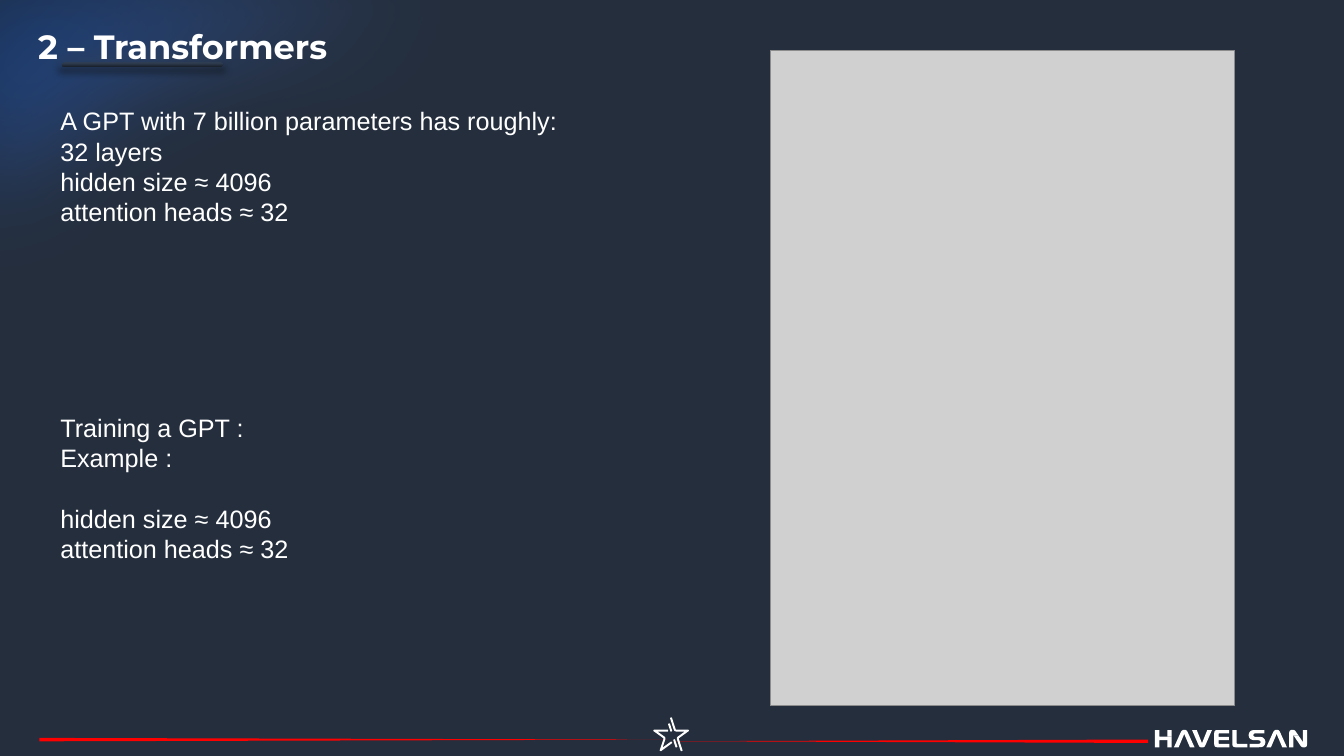
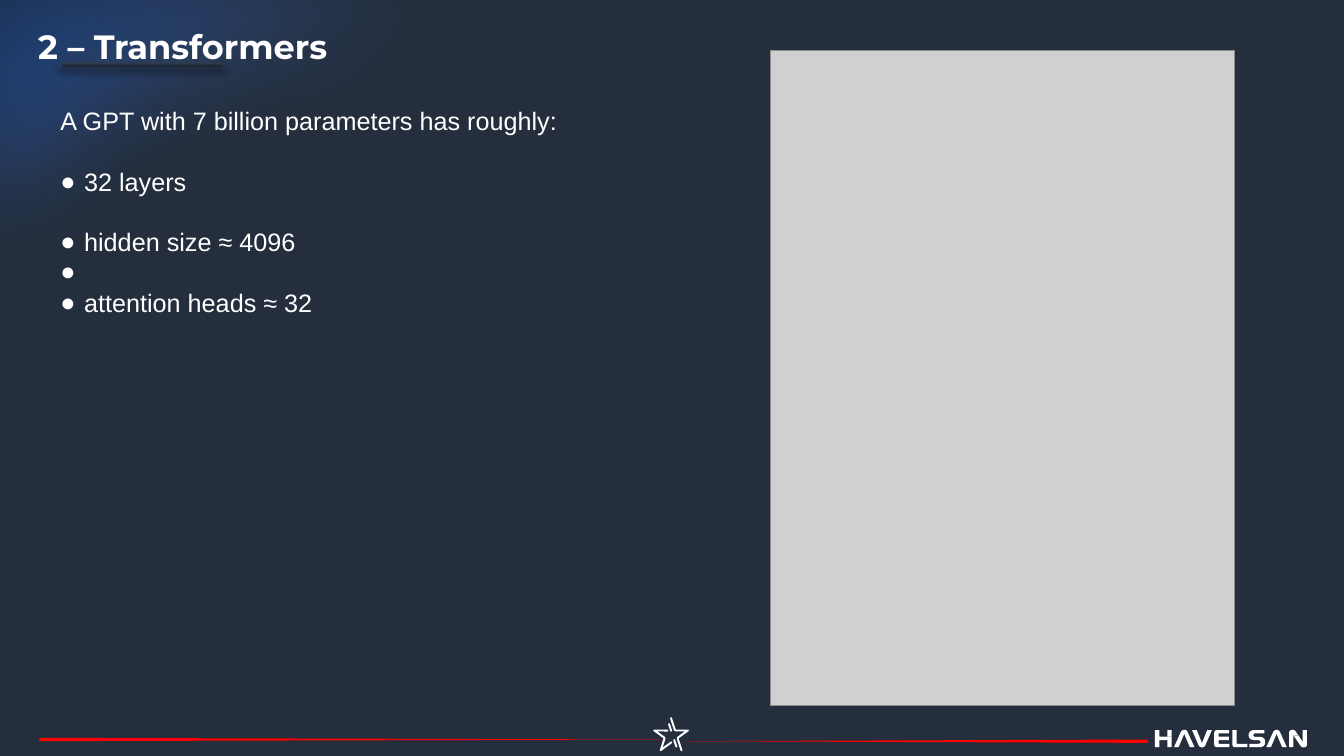
Before and after one commit to havelsan/YZ_EGITIM, a slide deck: slide 10 of presentations/02.Day_2_—_LLMs_Generative_AI_and_Modern_AI_Stack.pptx. Drawn at 1344x756 pixels with LibreOffice and Linux fonts; fonts in the diff are those of the drawing; grey boxes stand for pictures. Boxes give left, top, right and bottom in pixels: in the first picture for what was removed or moved away, otherwise in the second. Text is boxed around its words. In the diff, an @@ line names an element or a change of style, - is before the commit and + after.

```diff
--- a/presentations/02.Day_2_—_LLMs_Generative_AI_and_Modern_AI_Stack.pptx
+++ b/presentations/02.Day_2_—_LLMs_Generative_AI_and_Modern_AI_Stack.pptx
@@ freeform shape at box(0, 0, 1148, 587): outline redrawn @@
@@ text at box(84, 172, 312, 313): bullet none to ● @@
@@ text removed at box(60, 418, 288, 559) @@
-Training a GPT :
-Example :
-hidden size ≈ 4096
-attention heads ≈ 32
@@ freeform shape at box(653, 718, 689, 752): outline redrawn @@
```
Also in this commit, not shown: 21 other slides changed, 1 slide added, 1 slide removed, 6 other files.
